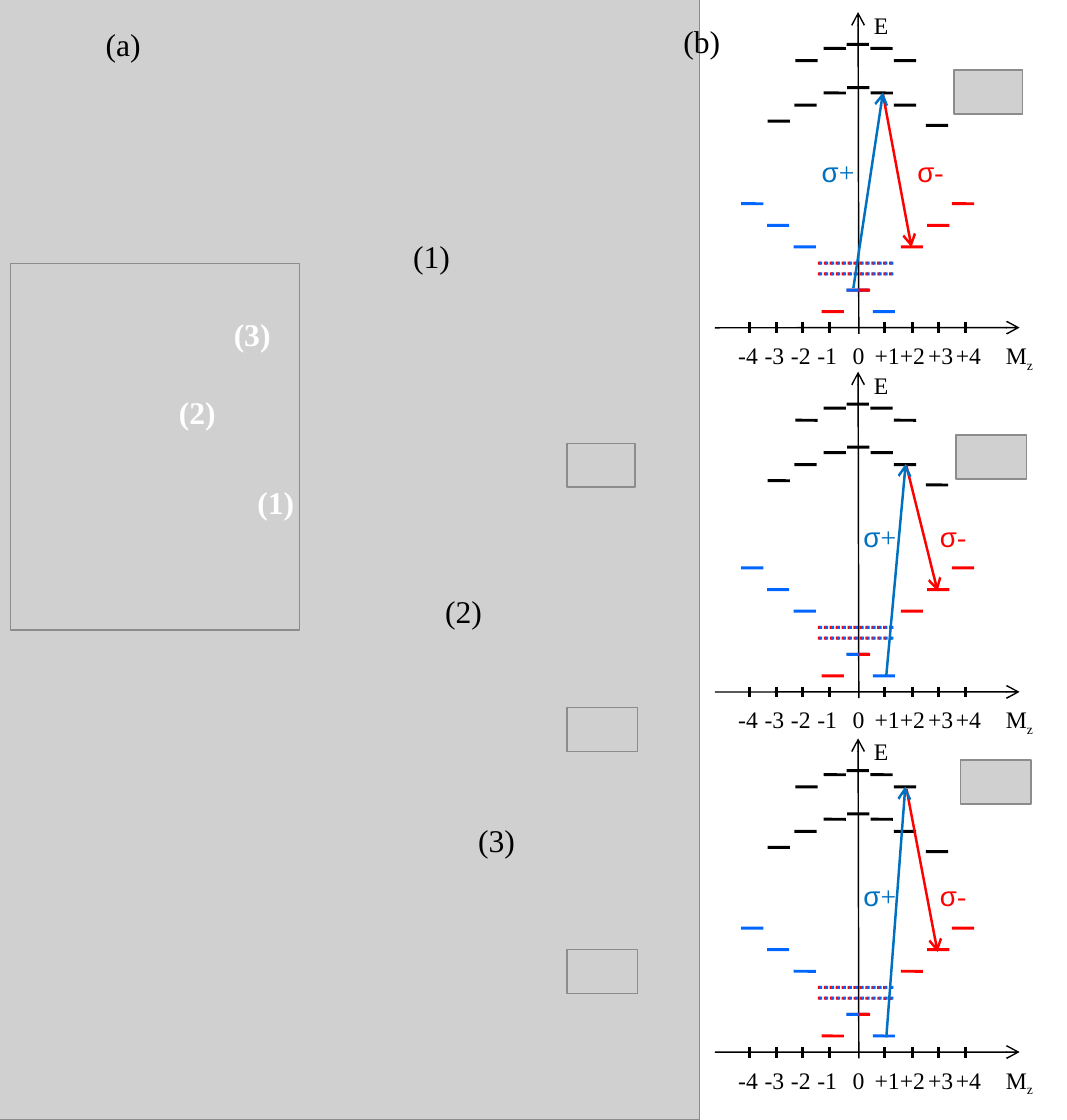
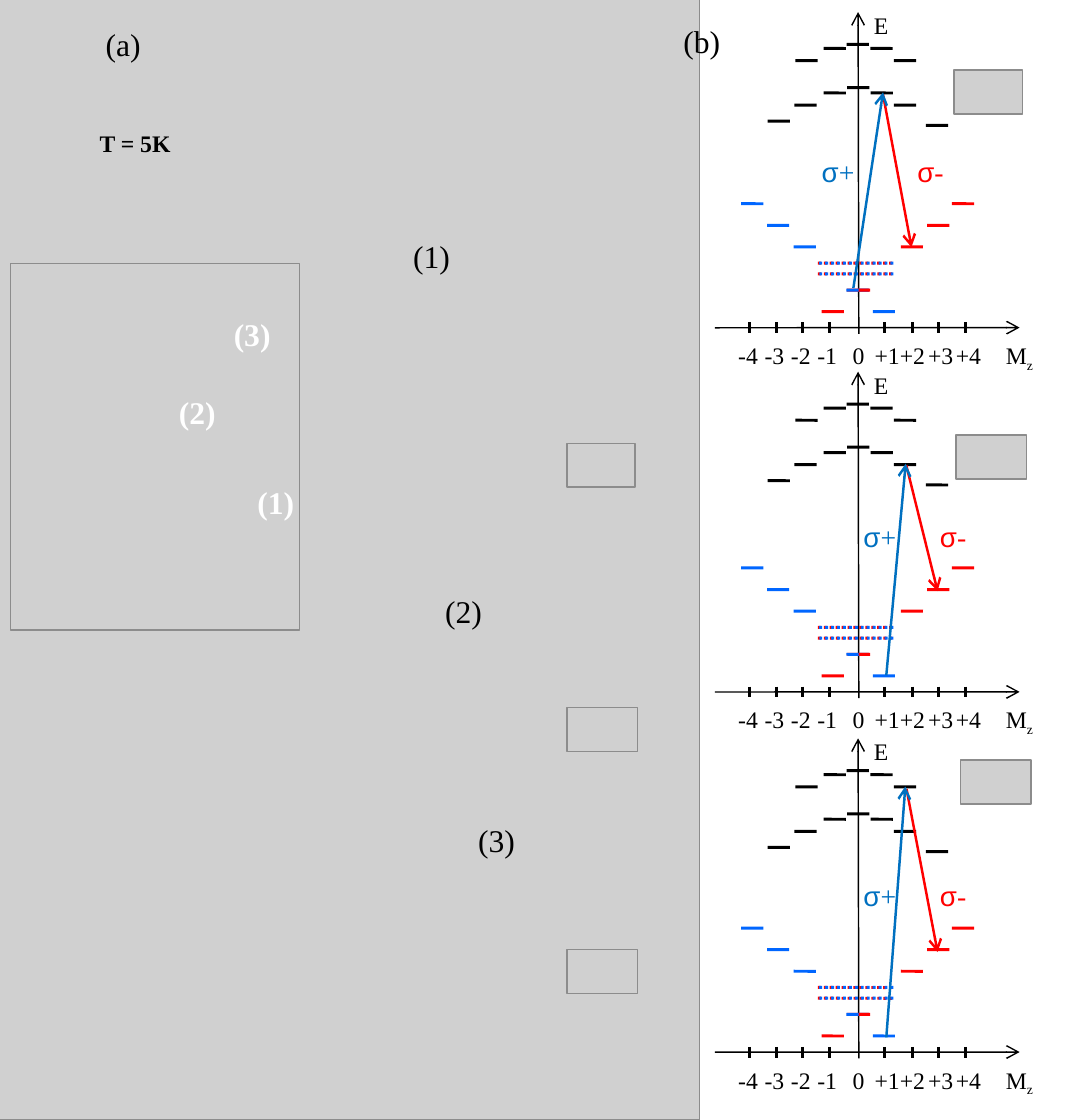
Before and after one commit to audreyazura/PhDThesis, a slide deck: slide 1 of 03-h-Mn/Pictures/Lambdasyst.pptx. Drawn at 1067x1120 pixels with LibreOffice and Linux fonts; fonts in the diff are those of the drawing; grey boxes stand for pictures. Boxes give left, top, right and bottom in pixels: in the first picture for what was removed or moved away, otherwise in the second. Text is boxed around its words. In the diff, an @@ line names an element or a change of style, - is before the commit and + after.

```diff
--- a/03-h-Mn/Pictures/Lambdasyst.pptx
+++ b/03-h-Mn/Pictures/Lambdasyst.pptx
@@ text added at box(100, 136, 170, 153), 12 pt, text #000000, bold @@
+T = 5K
```
Also in this commit, not shown: 16 other files.
